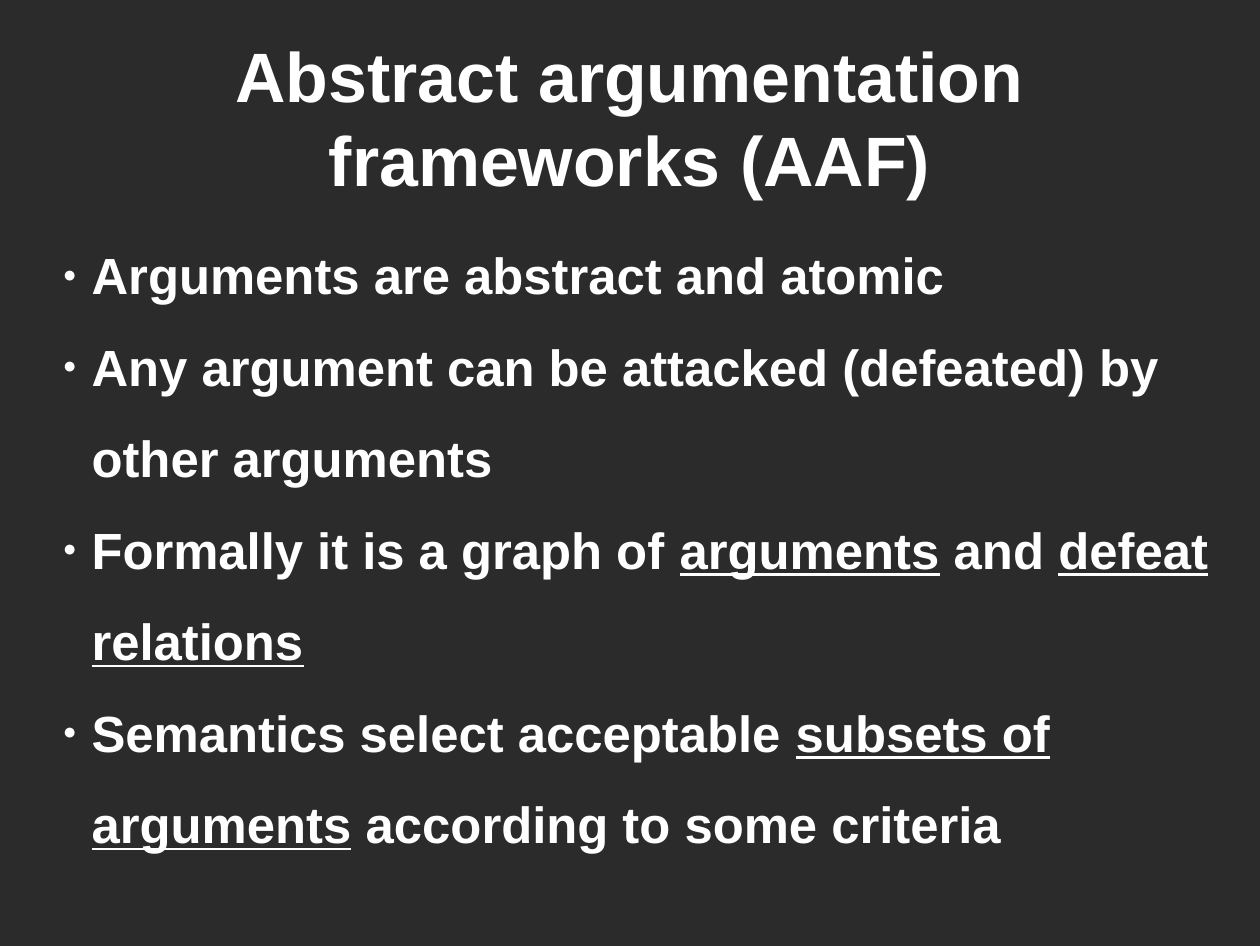
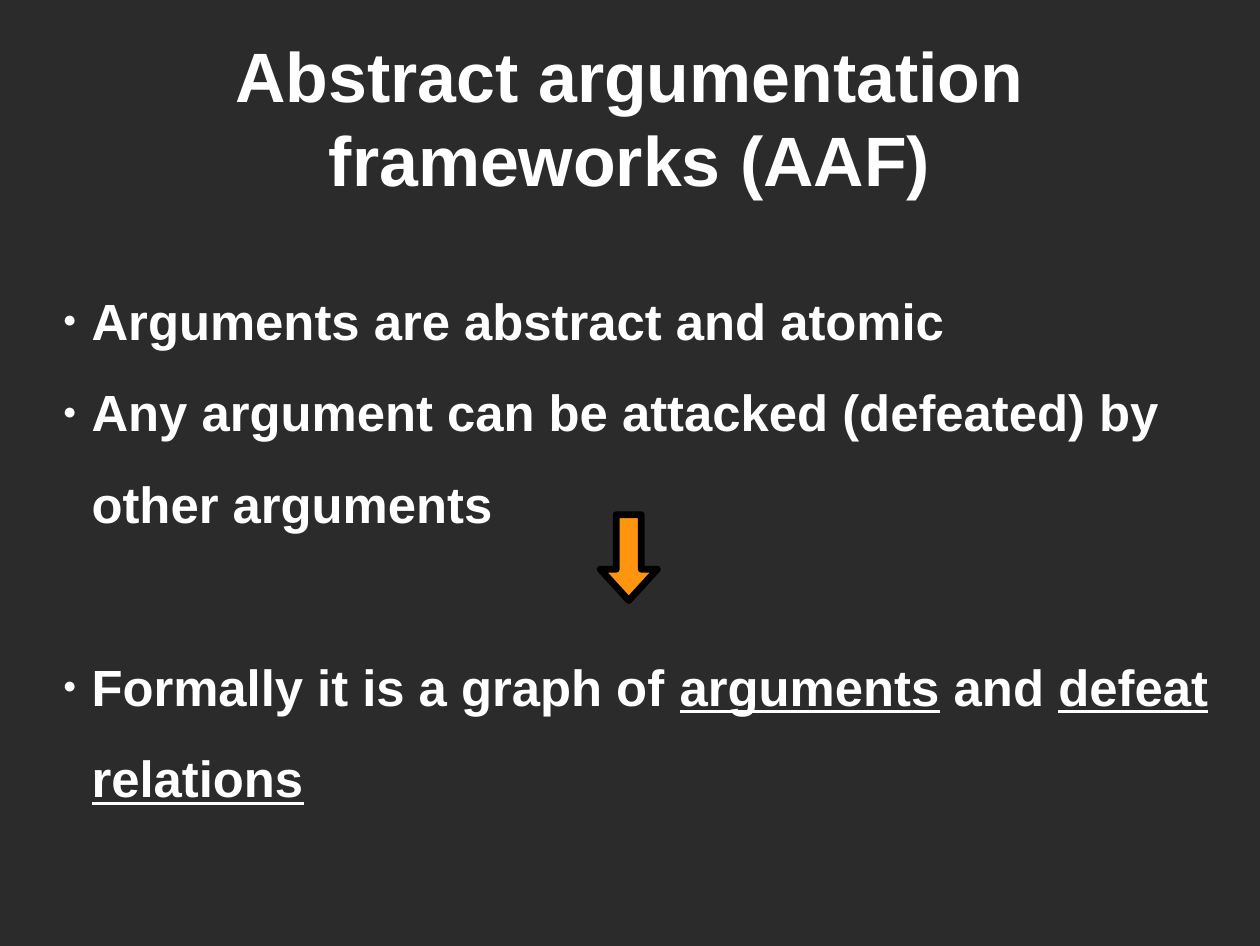
Before and after one commit to lethalman/thesis, a slide deck: slide 5 of doc/summary.odp. Drawn at 1260x946 pixels with LibreOffice and Linux fonts; fonts in the diff are those of the drawing; background and template pictures are left out; a plain dark background stands for a picture behind light text. Boxes give left, top, right and bottom in pixels: in the first picture for what was removed or moved away, otherwise in the second. Text is boxed around its words. In the diff, an @@ line names an element or a change of style, - is before the commit and + after.

```diff
--- a/doc/summary.odp
+++ b/doc/summary.odp
@@ down arrow added at box(600, 515, 657, 600), fill #FF950E, outline #000000 4.31 pt @@
@@ subtitle at box(92, 715, 1050, 854): paragraphs removed @@
-● Semantics select acceptable subsets of
-arguments according to some criteria
```
Also in this commit, not shown: 4 other slides changed, 4 slides added, 6 slides removed, 21 other files.
